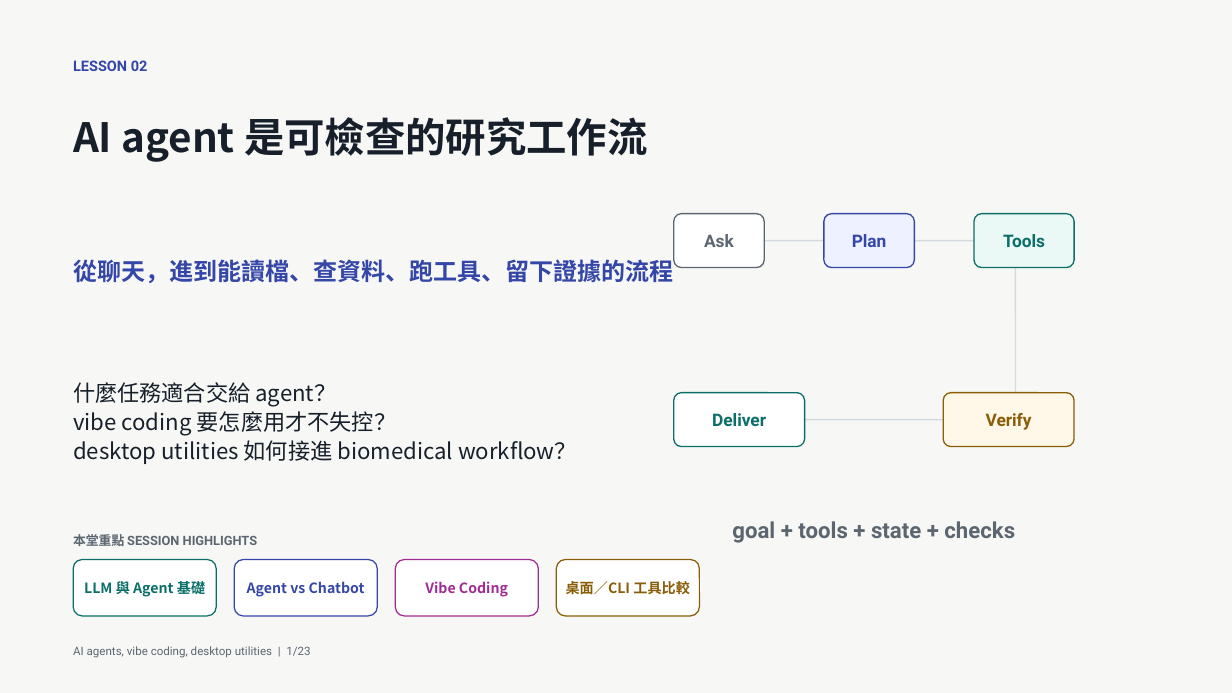
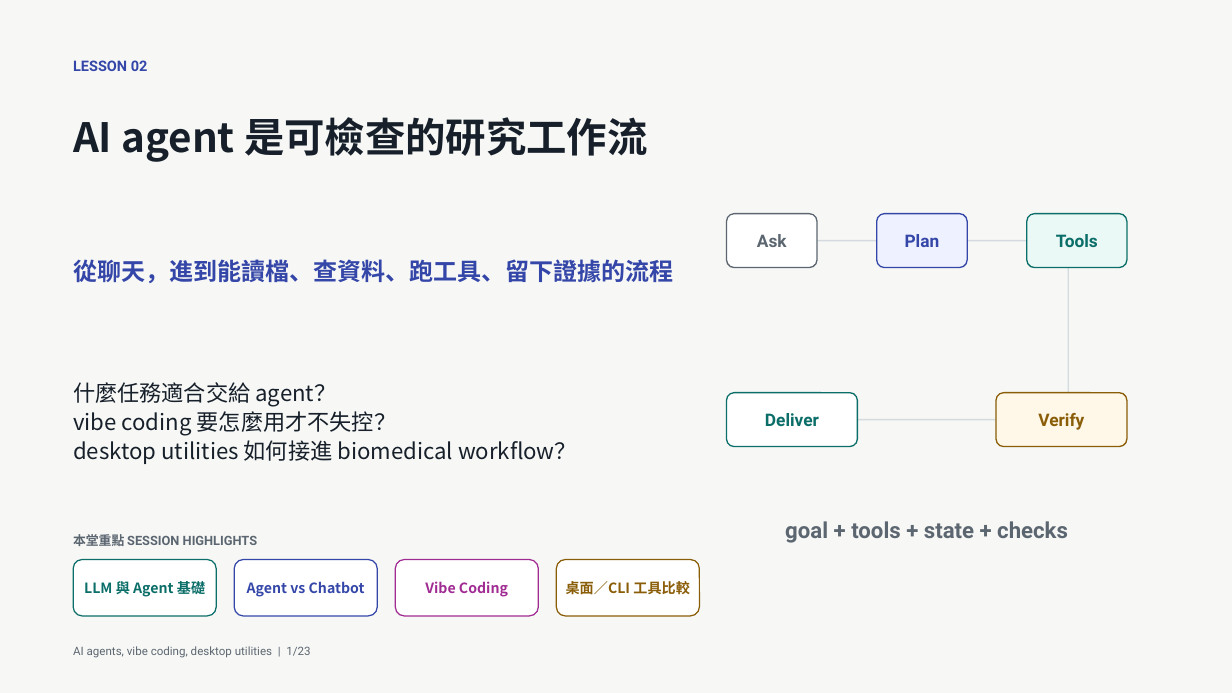
Before and after one commit to godkin1211/LLM_applications_on_BioMedicalData, a slide deck: slide 16 of slides/lesson-02-ai-agents-vibe-coding-desktop-utilities-animated.pptx (slide 9 before the commit). Drawn at 1232x693 pixels with LibreOffice and Linux fonts; fonts in the diff are those of the drawing. Boxes give left, top, right and bottom in pixels: in the first picture for what was removed or moved away, otherwise in the second. Text is boxed around its words. In the diff, an @@ line names an element or a change of style, - is before the commit and + after.

```diff
--- a/slides/lesson-02-ai-agents-vibe-coding-desktop-utilities-animated.pptx
+++ b/slides/lesson-02-ai-agents-vibe-coding-desktop-utilities-animated.pptx
@@ 3 rounded rectangles, 3 lines moved together from (x1=674, y1=213, x2=1075, y2=446) to (x1=726, y1=213, x2=1128, y2=446) @@
@@ 2 rounded rectangles, 1 text moved together from (x1=732, y1=213, x2=1074, y2=543) to (x1=785, y1=213, x2=1127, y2=543) @@
```
Also in this commit, not shown: 3 other slides changed, 9 slides added, 1 other file.
